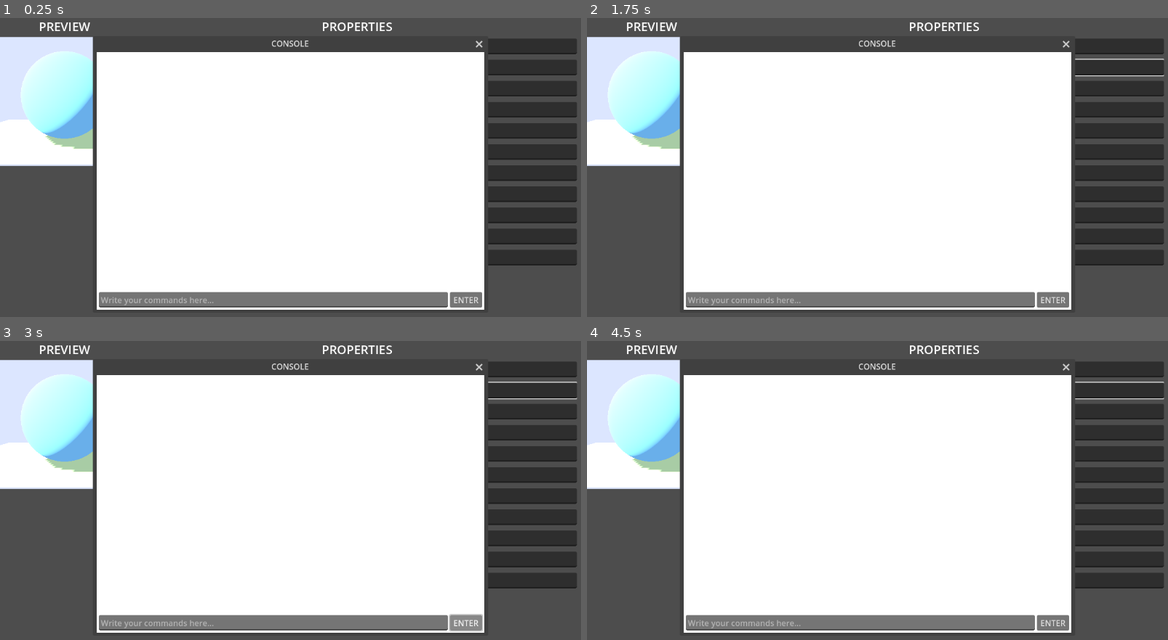
Above: before the commit, frames 1-4 (two rows, left to right).
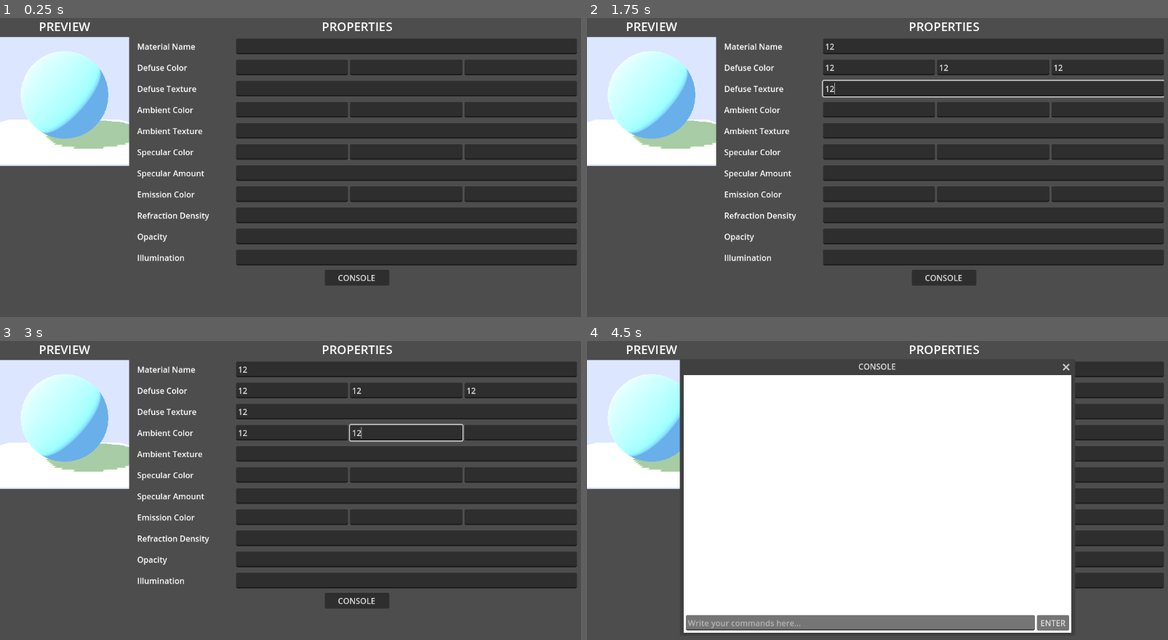
Above: after the commit, the same moments.

Repository: wamiqurrehman093/asset_editor
Game: Godot game, scene res://source/material_editor/material_editor.tscn
Two runs of this game, one before a commit and one after it. Both use one fixed random seed, a clock stepped at 60 frames per second and the inputs below. This scene is started directly instead of the project's main scene.
Inputs (mouse positions are in pixels of both pictures, inside the frame that each line leads up to):
- Up to frame 1 (0.25 s): no input
- Up to frame 2 (1.75 s): click (993, 47) at 0.52 s; type "12" at 0.6 s; click (877, 68) at 0.75 s; type "12" at 0.83 s; click (993, 68) at 0.98 s; type "12" at 1.07 s; click (1109, 68) at 1.27 s; type "12" at 1.35 s; click (993, 89) at 1.5 s; type "12" at 1.58 s; click (877, 110) at 1.73 s
- Up to frame 3 (3 s): type "12" at 1.82 s; click (406, 433) at 2.02 s; type "12" at 2.1 s; click (464, 622) at 2.75 s, where only the run before the commit has a clickable "ENTER"
- Up to frame 4 (4.5 s): click (1051, 622) at 3.5 s, where only the run before the commit has a clickable "ENTER"; click "CONSOLE" at 4.25 s

The runs differ from the first frame. In frame 1, 58% of the frame differs, in the area x 15-84%, y 6-98%; in frame 2, 58%, in the area x 15-100%, y 6-98%; in frame 3, 58%; in frame 4, 0.1%.

Commit message:
keeping console hidden when loads

Diff:
--- a/source/console_window/console_window.gd
+++ b/source/console_window/console_window.gd
@@ -10,6 +10,7 @@
 
 
 func _ready() -> void:
+	hide()
 	close_requested.connect(hide)
 	command_submit.pressed.connect(_on_command_submitted)
 	command_input.text_submitted.connect(_on_command_submitted)
--- a/source/console_window/console_window.tscn
+++ b/source/console_window/console_window.tscn
@@ -7,6 +7,7 @@
 title = "CONSOLE"
 initial_position = 2
 size = Vector2i(768, 512)
+visible = false
 exclusive = true
 unresizable = true
 content_scale_mode = 1
